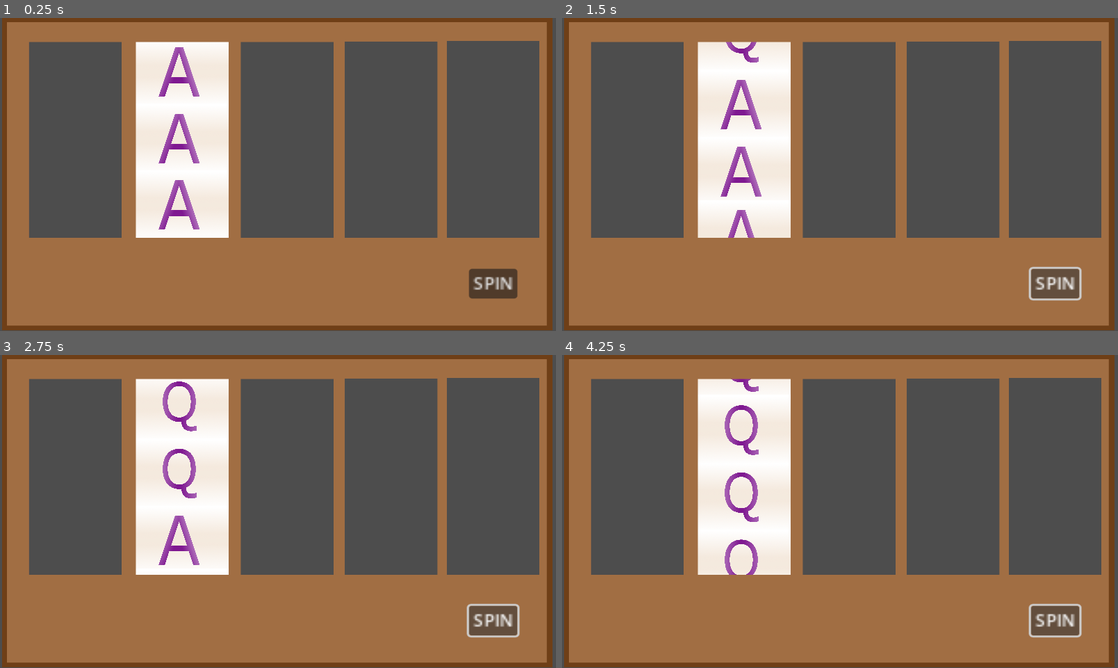
Above: before the commit, frames 1-4 (two rows, left to right).
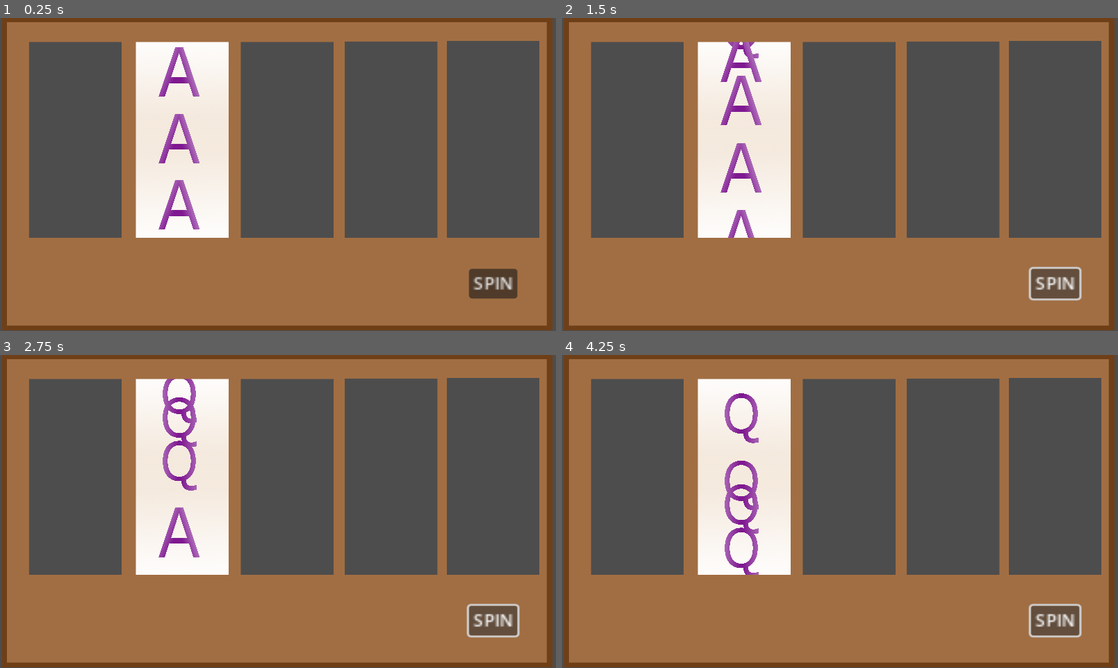
Above: after the commit, the same moments.

Repository: T33py/MonteCarlo
Game: Godot game, scene res://SlotMachineThings/SlotMachine.tscn
Two runs of this game, one before a commit and one after it. Both use one fixed random seed, a clock stepped at 60 frames per second and the inputs below.
Inputs:
- Up to frame 1 (0.25 s): no input
- Up to frame 2 (1.5 s): click "SPIN" at 0.5 s; click "SPIN" at 1.25 s
- Up to frame 3 (2.75 s): click "SPIN" at 2 s
- Up to frame 4 (4.25 s): no input

The runs differ from the first frame. In frame 1, 0.5% of the frame differs, in the area x 24-42%, y 27-50%; in frame 2, 2.3%; in frame 3, 1.9%; in frame 4, 2.9%, in the area x 24-42%, y 7-71%.

Commit message:
Transparent symbols to make it easier to see the movement + now it spins correctly

Diff:
--- a/BeatingTheHouse/SlotMachineThings/SlotMachine.tscn
+++ b/BeatingTheHouse/SlotMachineThings/SlotMachine.tscn
@@ -7,6 +7,7 @@
 [ext_resource type="Texture2D" uid="uid://cvqe6bl0n0t5i" path="res://SlotMachineThings/Qeen.png" id="2_m6lej"]
 [ext_resource type="Script" path="res://SlotMachineThings/Tile.gd" id="3_8h6d0"]
 [ext_resource type="Script" path="res://SlotMachineThings/SpinButton.gd" id="7_yt4c8"]
+[ext_resource type="Texture2D" uid="uid://bd0o6krij426l" path="res://SlotMachineThings/Art/Tilebg.png" id="8_mang3"]
 
 [sub_resource type="SpriteFrames" id="SpriteFrames_aat5b"]
 animations = [{
@@ -69,7 +70,6 @@
 texture = ExtResource("1_cyoxh")
 
 [node name="SpinButton" type="Button" parent="."]
-z_index = 1
 offset_left = 1242.0
 offset_top = 653.0
 offset_right = 1287.0
@@ -78,3 +78,9 @@
 action_mode = 0
 text = "SPIN"
 script = ExtResource("7_yt4c8")
+
+[node name="Tilebg" type="Sprite2D" parent="."]
+z_index = -2
+position = Vector2(243.939, 189.394)
+scale = Vector2(0.195707, 0.68743)
+texture = ExtResource("8_mang3")
--- a/BeatingTheHouse/SlotMachineThings/Tile.gd
+++ b/BeatingTheHouse/SlotMachineThings/Tile.gd
@@ -13,6 +13,7 @@
 var current_position = 0
 var next_position = 0
 var speed = 500
+var wait_to_move = 0
 
 var symbols = ["A", "Q"]
 var frames = {
@@ -28,17 +29,13 @@
 
 # Called every frame. 'delta' is the elapsed time since the previous frame.
 func _process(delta):
-#	time += delta
-#	if time >= 1:
-#		time = 0
-#		if frame == 0:
-#			am_supposed_to_be = 1
-#		else:
-#			am_supposed_to_be = 0
 	if currently_am != am_supposed_to_be:
 		frame = am_supposed_to_be
 		currently_am = am_supposed_to_be
 
+	if wait_to_move > 0:
+		wait_to_move -= delta
+#		print("{my_home} waiting {time}".format({"my_home": my_home, "time": wait_to_move}))
 	if moving:
 		move_towards_next_position(delta)
 	pass
@@ -51,33 +48,41 @@
 	Start the process of having this tile go to the next spot it belongs
 	'''
 #	print("Go to next position")
-	stop = false
 
 	# if we are hidden below the bottom row
 	if current_position == len(positions) - 1:
 		next_position = 0
 		position = positions[next_position]
 		current_position = 0
-		moving = false
+#		moving = false
 		choose_random_symbol()
+		wait_to_move = positions[current_position].distance_to(positions[1]) / speed
 		pass
 
 	# if we are anywhere else
-	next_position = current_position + 1
-	moving = true
+	else:
+		next_position = current_position + 1
+		moving = true
+#	print("Moved {my_home} {should_stop}".format({"my_home": my_home, "should_stop": stop}))
+	if my_home == 0:
+		print("{my_home} -> {next_position}".format({"my_home": my_home, "next_position": next_position}))
 	pass
 
 func move_towards_next_position(delta):
 	'''
 	Manages moving this tile to the next position for the rotation.
-	When "stop" is set to true this will stop the tile once it reaches its home position.
+	When "stop_spinning" is called this will stop the tile once it reaches its home position.
 	'''
+
+	# if we are moving without any concern
 	if position.distance_to(positions[next_position]) > delta * speed:
 		position = position.move_toward(positions[next_position], delta * speed)
+	# if we are moving but should stop when we are home
 	elif !stop or (stop and next_position != my_home):
 		current_position = next_position
 		goto_next_position()
 		position = position.move_toward(positions[next_position], delta * speed)
+	# when we want to stop moving
 	else:
 		position = positions[next_position]
 		current_position = next_position
@@ -85,8 +90,14 @@
 
 	pass
 
+func spin():
+	stop = false
+	goto_next_position()
+	pass
+
 func stop_spinning():
 	stop = true
+	print("STOP {my_home} {should_stop}".format({"my_home": my_home, "should_stop": stop}))
 	pass
 
 func choose_random_symbol():
--- a/BeatingTheHouse/SlotMachineThings/Wheel.gd
+++ b/BeatingTheHouse/SlotMachineThings/Wheel.gd
@@ -46,7 +46,7 @@
 	'''
 #	print("Spin")
 	for tile in tiles:
-		tile.goto_next_position()
+		tile.spin()
 
 	spinning = true
 	spin_time = 0
Binary file changed: BeatingTheHouse/SlotMachineThings/Ace.png
Binary file changed: BeatingTheHouse/SlotMachineThings/Qeen.png
Not shown: 1 places in BeatingTheHouse/SlotMachineThings/SlotMachine.tscn that only renumber resources
